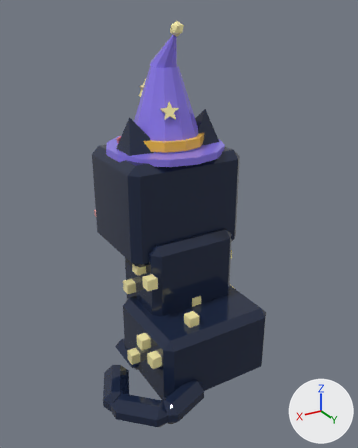
The glTF model assets/cat-cafe/exports/CatCafe_Cat_Midnight_Sit.glb as it was, and as the next commit left it.
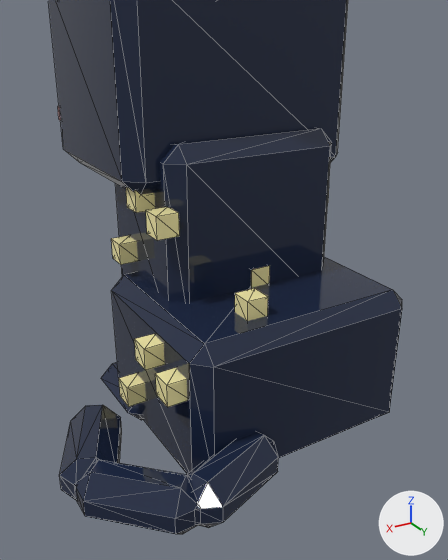
Old and new are each drawn whole from a 50 mm camera at (1.69, 2.77, 2.48) aimed at (0.08, 0.1, 1.15) and again close up from a 50 mm camera at (1.15, 1.87, 1.42) aimed at (0.2, 0.29, 0.63). Arrows for +X, +Y and +Z are at lower right; the lights stay in place. The older version's two pictures come first. The close-ups show mesh edges as thin lines. Vertices at exactly the same position are counted once.

Objects in the first close-up: 'CatCafe_Cat_Midnight_Sit_Body', 'CatCafe_Cat_Midnight_Sit_Head', 'CatCafe_Cat_Midnight_Sit_Tail'.
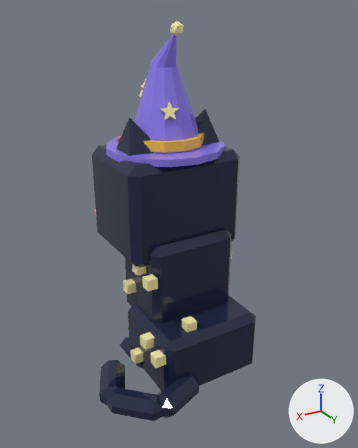
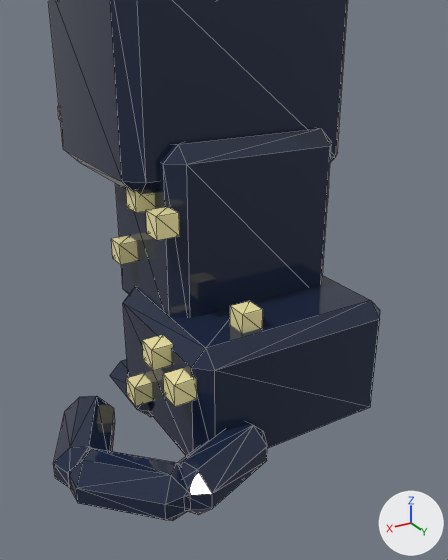
Where the change shows, as pixel boxes (x1, y1, x2, y2) in the close-ups (448 x 560 px; the box of a moved part takes in the faces that stretch with it):
'CatCafe_Cat_Midnight_Sit_Body', reshaped (10% narrower)
    before: (101, 128, 402, 474)
    after: (110, 128, 380, 456)
'CatCafe_Cat_Midnight_Sit_Tail', moved
    before: (59, 405, 278, 534)
    after: (53, 396, 267, 521)
part 1 of me_catcafe_cat_midnight_sit_body, moved or reshaped
    before: (119, 373, 146, 407)
    after: (126, 373, 153, 406)
part 2 of me_catcafe_cat_midnight_sit_body, moved or reshaped
    before: (155, 368, 187, 407)
    after: (163, 368, 197, 407)
part 3 of me_catcafe_cat_midnight_sit_body, moved or reshaped
    before: (235, 288, 268, 321)
    after: (230, 301, 263, 334)
part 4 of me_catcafe_cat_midnight_sit_body, moved or reshaped
    before: (134, 334, 165, 370)
    after: (142, 335, 174, 371)
part 5 of me_catcafe_cat_midnight_sit_body, moved or reshaped (not visible afterwards)
    before: (251, 266, 270, 288)
part 6 of me_catcafe_cat_midnight_sit_body, moved or reshaped
    before: (101, 362, 143, 420)
    after: (110, 360, 152, 417)
part 7 of me_catcafe_cat_midnight_sit_body, moved or reshaped
    before: (111, 257, 402, 474)
    after: (123, 276, 380, 456)

The edits, one by one:
me_catcafe_cat_midnight_sit_body is used by ob_catcafe_cat_midnight_sit_body; location (0.0, 0.0, 0.0).
me_catcafe_cat_midnight_sit_body had 184 vertices, 300 faces and spanned x -0.494..0.494, y -0.318..0.527, z 0.0..1.045.
me_catcafe_cat_midnight_sit_body now has 184 vertices, 300 faces and spans x -0.456..0.456, y -0.318..0.465, z 0.0..1.045.
me_catcafe_cat_midnight_sit_body part 1: the loose piece of 8 vertices spanning x 0.418..0.494, y 0.057..0.133, z 0.152..0.228 is moved by (-0.038, -0.029, -0.028).
me_catcafe_cat_midnight_sit_body part 2: the loose piece of 8 vertices spanning x 0.418..0.494, y 0.38..0.456, z 0.342..0.418 is moved by (-0.038, -0.028, -0.028).
me_catcafe_cat_midnight_sit_body part 3: the loose piece of 8 vertices spanning x 0.114..0.19, y 0.342..0.418, z 0.522..0.599 is moved by (0.0, -0.028, -0.057).
me_catcafe_cat_midnight_sit_body part 4: the loose piece of 8 vertices spanning x 0.418..0.494, y 0.228..0.304, z 0.389..0.465 is moved by (-0.038, -0.028, -0.028).
me_catcafe_cat_midnight_sit_body part 5: the loose piece of 8 vertices spanning x -0.038..0.038, y 0.133..0.209, z 0.522..0.599 is moved by (0.0, -0.029, -0.057).
me_catcafe_cat_midnight_sit_body part 6: the loose piece of 16 vertices spanning x 0.237..0.465, y -0.285..0.095, z 0.009..0.114 is moved by (-0.038, 0.0, 0.0).
me_catcafe_cat_midnight_sit_body part 7: 24 of 184 vertices moved; they spanned x -0.427..0.427, y -0.185..0.527, z 0.0..0.532 and now span x -0.389..0.389, y -0.181..0.465, z 0.0..0.475; mean shift (0.0, -0.029, -0.028); largest move (-0.375, 0.475, 0.532) -> (-0.337, 0.413, 0.475).
Other edits to the shape of me_catcafe_cat_midnight_sit_body do not show in these pictures.
Object 'CatCafe_Cat_Midnight_Sit_Tail' (ob_catcafe_cat_midnight_sit_tail) moves from (0.19, 0.513, 0.104) to (0.19, 0.451, 0.104).
